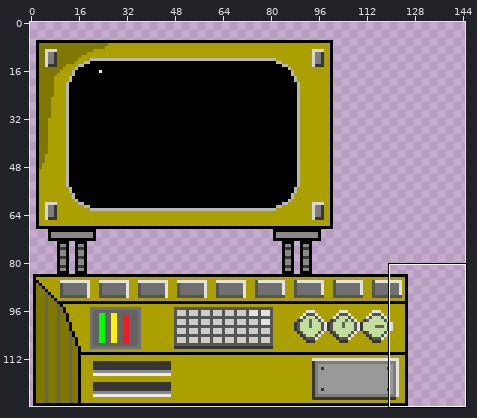
A sprite sheet gets an edit: mars/sprites/spr_computer/layers/4f6c7613-1131-470b-a797-3139fa453e6f/835ebc5e-ce36-4fe8-8fb3-cc6593c11eb7.png. The picture above shows the old version from afar; the outline marks the close-up.
Close-up. Before the edit:
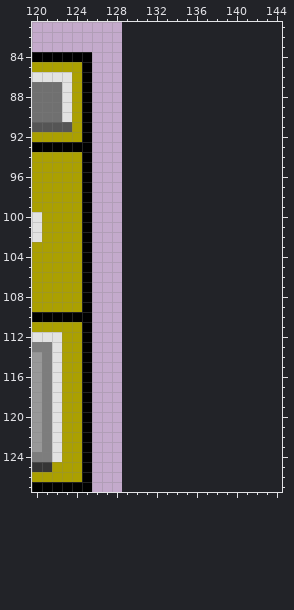
The file is 128x128 pixels. Shown: x 120..144, y 81..127. The old version is drawn lined up with the new one, on the new canvas. The wide view leaves out empty margins. The commit also changed other parts of the picture, which this record leaves out.
Once edited:
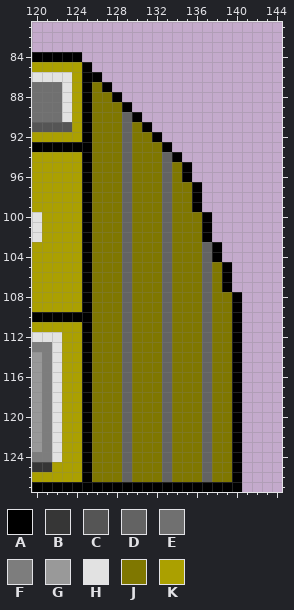
Palette (. is transparent): A #000000  B #363636  C #555555  D #636363  E #707070  F #7d7d7d  G #999999  H #e2e2e2  J #7f7700  K #aba000
Change:
canvas 128x128 -> 150x128, the old top-left corner now at 1,3 (the part of the old canvas that was cut away was empty and is not shown)
Changed rows in their new state; - is an unchanged pixel.
first column x 125:
 84 .---------------
 86 -A--------------
 87 -JA-------------
 88 -JJA------------
 89 -JJJA-----------
 90 -JJJDA----------
 91 -JJJDJA---------
 92 -JJJDJJA--------
 93 -JJJDJJJA-------
 94 -JJJDJJJDA------
 95 -JJJDJJJDJA-----
 96 -JJJDJJJDJA-----
 97 -JJJDJJJDJJA----
 98 -JJJDJJJDJJA----
 99 -JJJDJJJDJJA----
100 -JJJDJJJDJJJA---
101 -JJJDJJJDJJJA---
102 -JJJDJJJDJJJA---
103 -JJJDJJJDJJJDA--
104 -JJJDJJJDJJJDA--
105 -JJJDJJJDJJJDJA-
106 -JJJDJJJDJJJDJA-
107 -JJJDJJJDJJJDJA-
108 -JJJDJJJDJJJDJJA
109 -JJJDJJJDJJJDJJA
110 -JJJDJJJDJJJDJJA
111 -JJJDJJJDJJJDJJA
112 -JJJDJJJDJJJDJJA
113 -JJJDJJJDJJJDJJA
114 -JJJDJJJDJJJDJJA
115 -JJJDJJJDJJJDJJA
116 -JJJDJJJDJJJDJJA
117 -JJJDJJJDJJJDJJA
118 -JJJDJJJDJJJDJJA
119 -JJJDJJJDJJJDJJA
120 -JJJDJJJDJJJDJJA
121 -JJJDJJJDJJJDJJA
122 -JJJDJJJDJJJDJJA
123 -JJJDJJJDJJJDJJA
124 -JJJDJJJDJJJDJJA
125 -JJJDJJJDJJJDJJA
126 -JJJDJJJDJJJDJJA
127 -AAAAAAAAAAAAAAA
Pixel boxes of the changes (left, top, right, bottom) in both close-ups:
changed: (82, 52, 242, 492)
